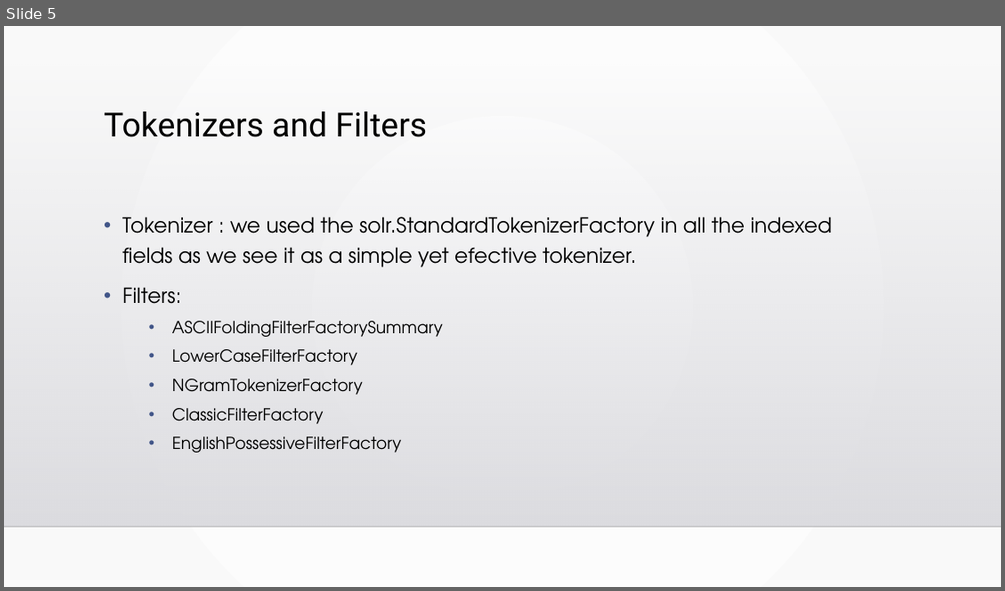
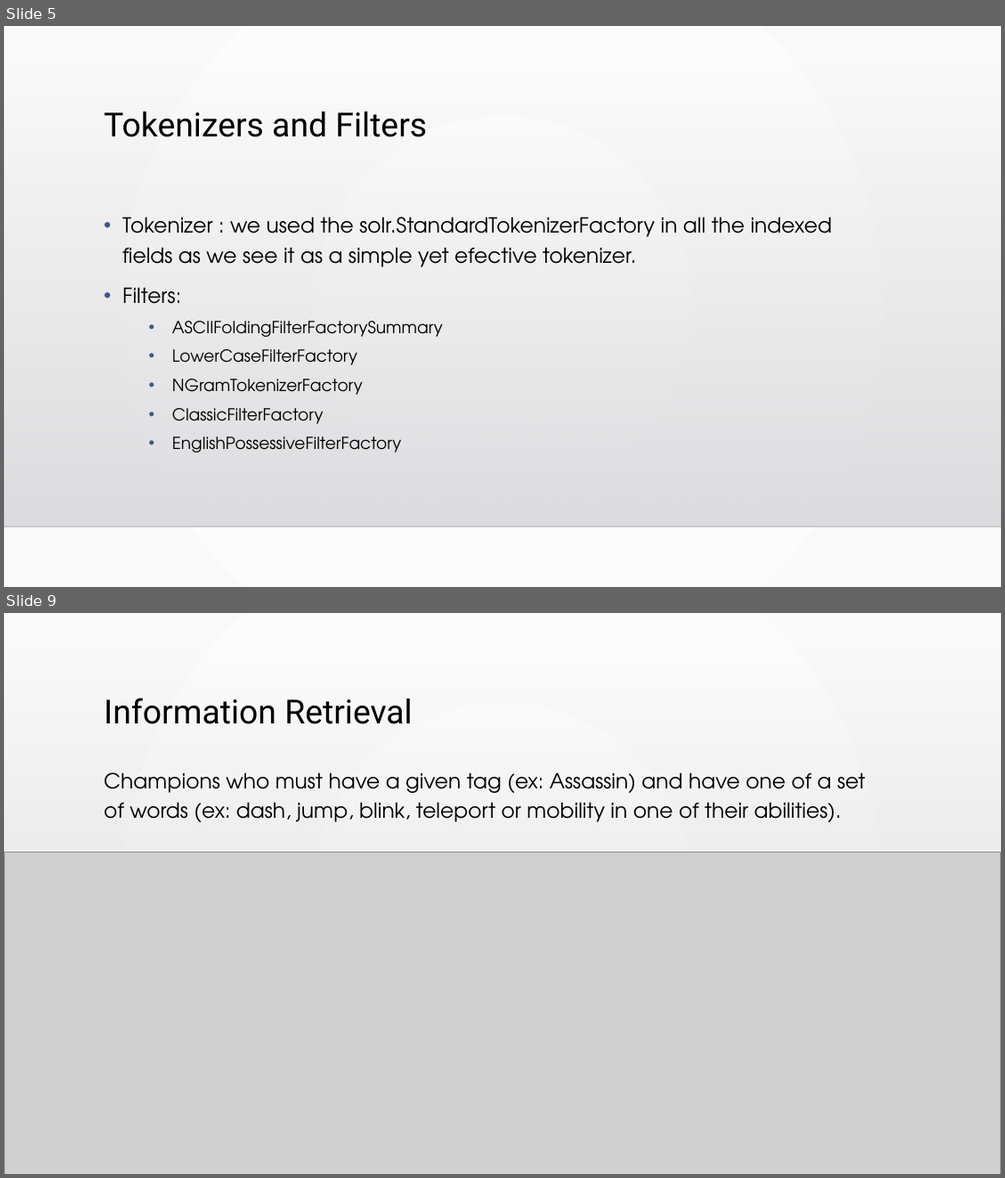
Before and after one commit to MiNeves00/PRI2021, a slide deck: docs/apresentacao2.pptx. Shown one above the other, each under a label of ours: slide 5 before the commit, slides 5 and 9 after it; the slides between them are not shown. The pictures are 1005x591 and 1005x1178 pixels, drawn with LibreOffice and Linux fonts; fonts in the diff are those of the drawing; grey boxes stand for pictures; background and template pictures are left out. Boxes give left, top, right and bottom in pixels: in the first picture for what was removed or moved away, otherwise in the second. Text is boxed around its words. In the diff, an @@ line names an element or a change of style, - is before the commit and + after.

```diff
--- a/docs/apresentacao2.pptx
+++ b/docs/apresentacao2.pptx
@@ slide 9 added at (4,613,1001,1174), background gradient #FFFFFF to #FAFAFA; not listed: 2 template elements that a slide beside it also shows @@
@@ title added at (104,698,412,724), 32 pt, text #000000 @@
+Information Retrieval
@@ text added at (104,772,866,822), 20 pt, text #000000 @@
+Champions who must have a given tag (ex: Assassin) and have one of a set of words (ex: dash, jump, blink, teleport or mobility in one of their abilities).
@@ picture added at (5,852,1001,1174) @@
```
Also in this commit, not shown: 2 slides changed, 8 other slides added, 1 slide removed.
